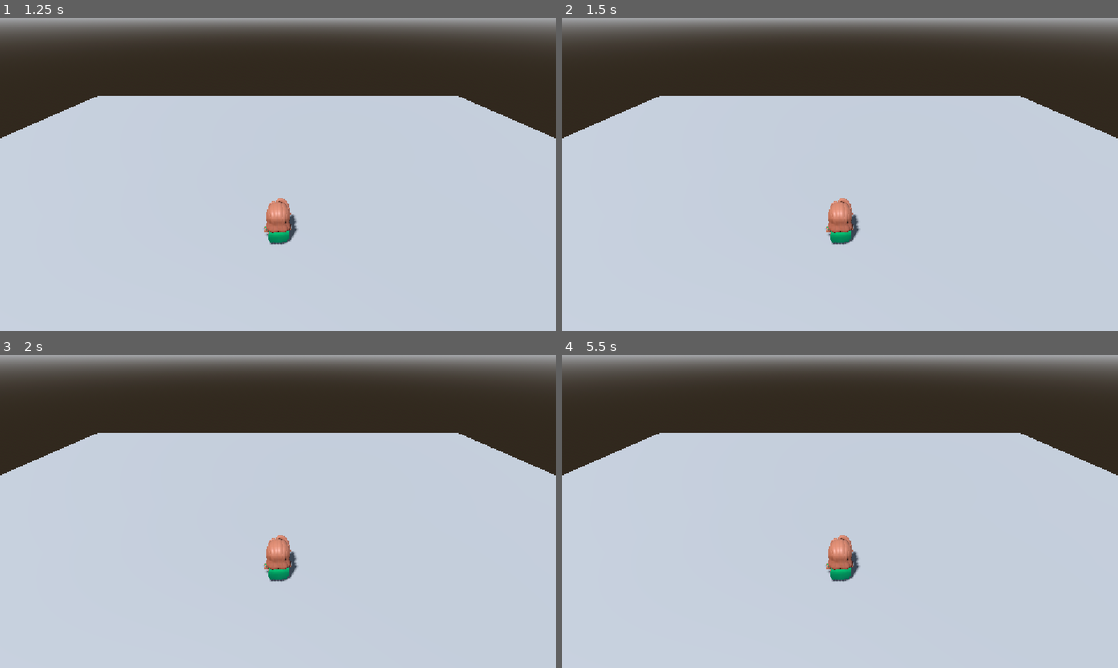
Above: before the commit, frames 1-4 (two rows, left to right).
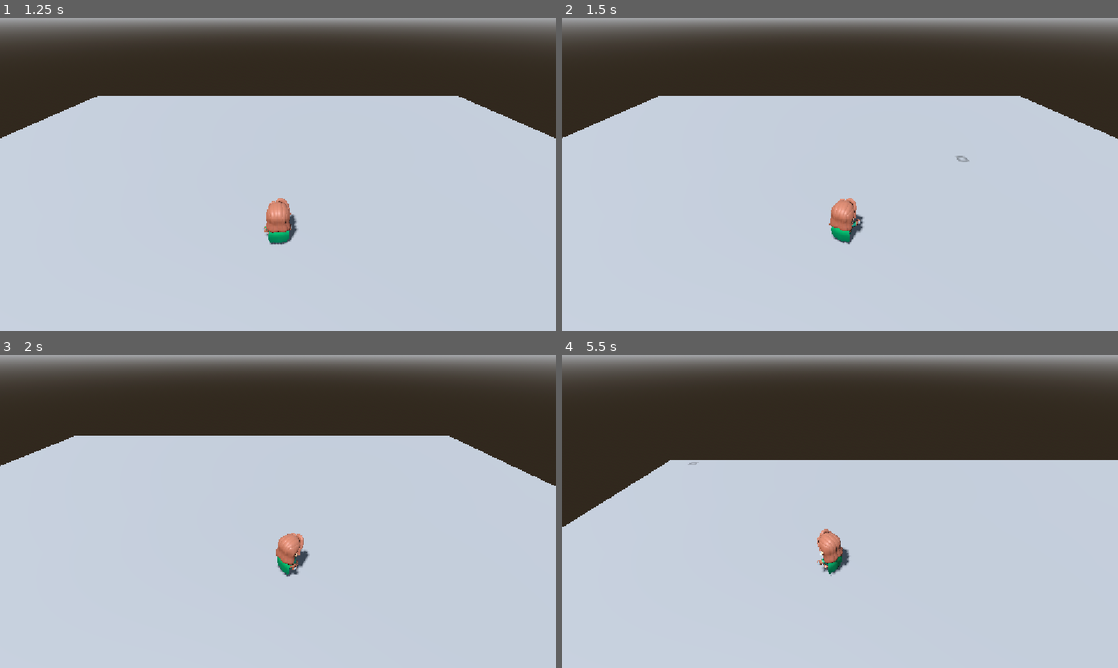
Above: after the commit, the same moments.

Repository: Game-Jam-Studio/Brackeys-Jam-2026.2
Game: Godot game, scene res://Levels/main_menu.tscn
The game is run twice, just before and just after one commit, with the same random seed, the same clock (stepped at 60 frames per second) and the same inputs.
Inputs (mouse positions are in pixels of both pictures, inside the frame that each line leads up to):
- Up to frame 1 (1.25 s): click "New Game" at 0.5 s
- Up to frame 2 (1.5 s): tap Enter at 1.25 s; move the mouse to (962, 158) at 1.27 s; hold E (interact, bound only after the commit) from 1.28 s (still down); click (962, 158) at 1.42 s
- Up to frame 3 (2 s): keep holding E (interact, bound only after the commit)
- Up to frame 4 (5.5 s): release E (interact, bound only after the commit) at 2 s; drag from (728, 527) to (812, 574) at 2.02 s; move the mouse to (895, 442) at 2.77 s; hold E (interact, bound only after the commit) 2.78-3.5 s; drag from (812, 574) to (673, 464) at 3.52 s; move the mouse to (1006, 558) at 4.27 s; hold A 4.28-5 s; hold E (interact, bound only after the commit) 4.28-5 s; drag from (673, 464) to (756, 433) at 5.02 s

Frame 1 is identical in both runs. In frame 2, 0.5% of the frame differs, in the area x 0-100%, y 24-73%; in frame 3, 2.3%; in frame 4, 9.6%.
Error before the commit: Parse Error: Preload file "res://Taylor/click_indicator.tscn" does not exist. (res://Taylor/tmerrill_test_scene.gd:3)

Commit message:
restored aborted edit
added interact input mapping

Diff:
--- a/brackeys-jam-2026.2/Taylor/tmerrill_test_scene.gd
+++ b/brackeys-jam-2026.2/Taylor/tmerrill_test_scene.gd
@@ -1,6 +1,6 @@
 extends Node3D
 
-@export var click_indicator_scene: PackedScene = preload("res://Taylor/click_indicator.tscn")
+@export var click_indicator_scene: PackedScene = preload("res://Prefabs/UI/click_indicator.tscn")
 
 @onready var camera: Camera3D = $Camera3D
 @onready var player: CharacterBody3D = $Player
--- a/brackeys-jam-2026.2/project.godot
+++ b/brackeys-jam-2026.2/project.godot
@@ -26,6 +26,7 @@
 
 [display]
 
+window/size/mode=3
 window/stretch/mode="canvas_items"
 window/stretch/aspect="expand"
 window/vsync/vsync_mode=2
@@ -34,6 +35,14 @@
 
 movie_writer/movie_file="S:/Godot Movies/Test.avi"
 movie_writer/fps=120
+
+[input]
+
+interact={
+"deadzone": 0.2,
+"events": [Object(InputEventKey,"resource_local_to_scene":false,"resource_name":"","device":-1,"window_id":0,"alt_pressed":false,"shift_pressed":false,"ctrl_pressed":false,"meta_pressed":false,"pressed":false,"keycode":0,"physical_keycode":69,"key_label":0,"unicode":101,"location":0,"echo":false,"script":null)
+]
+}
 
 [physics]
 
